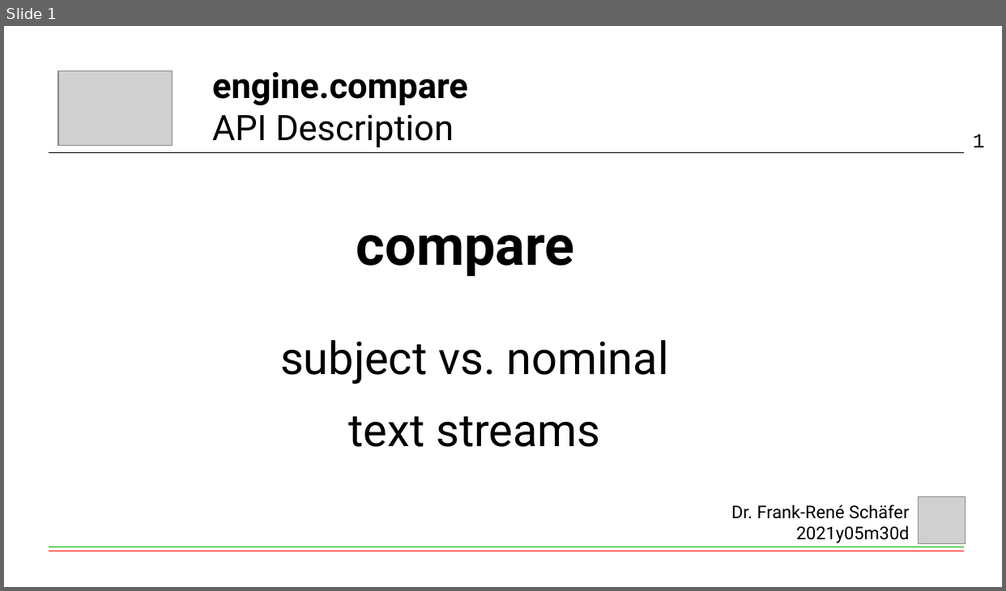
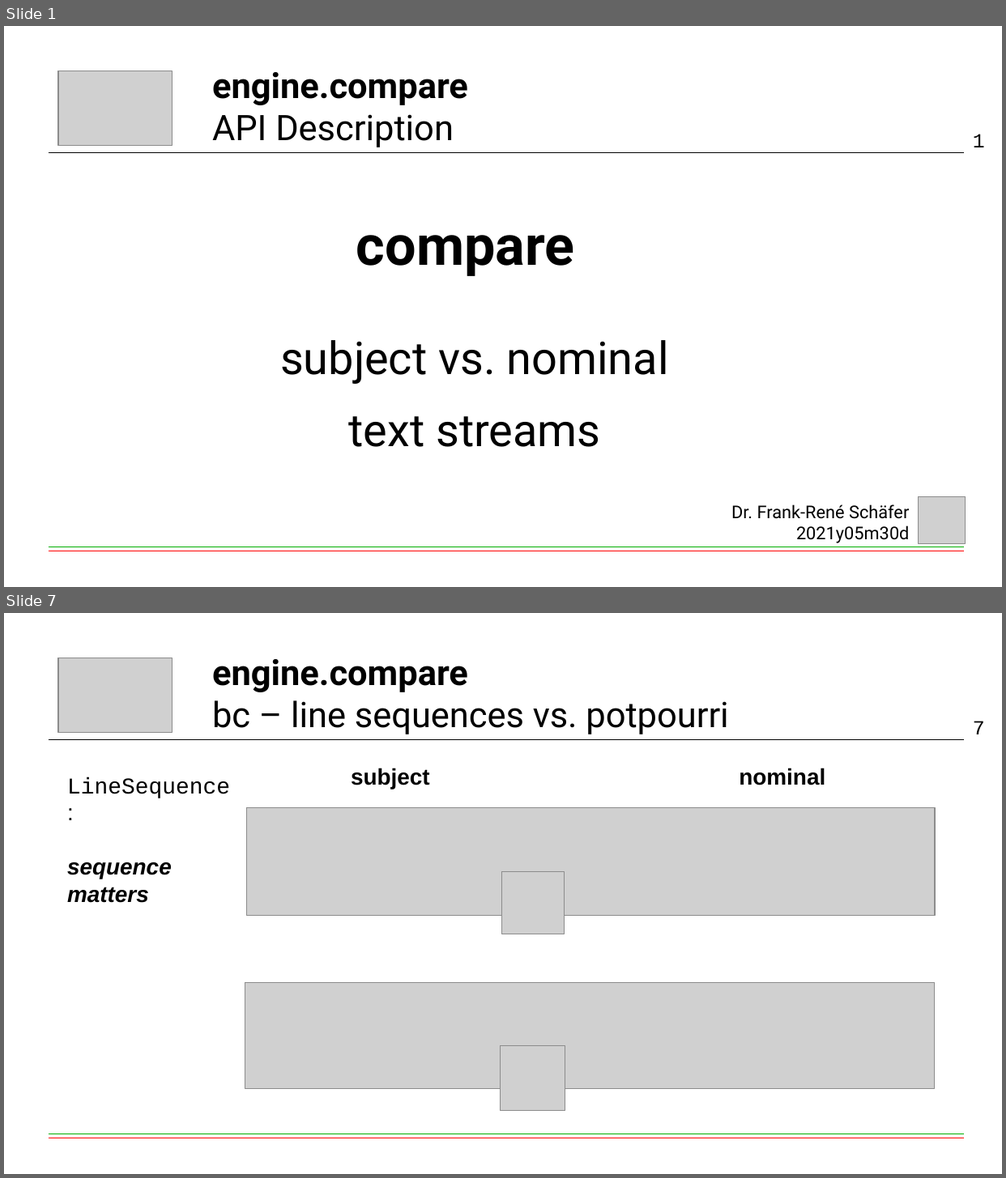
Before and after one commit to fschaef/hwut, a slide deck: engine/compare/api.odp. Shown one above the other, each under a label of ours: slide 1 before the commit, slides 1 and 7 after it; the slides between them are not shown. The pictures are 1006x591 and 1006x1178 pixels, drawn with LibreOffice and Linux fonts; fonts in the diff are those of the drawing; grey boxes stand for pictures. Boxes give left, top, right and bottom in pixels: in the first picture for what was removed or moved away, otherwise in the second. Text is boxed around its words. In the diff, an @@ line names an element or a change of style, - is before the commit and + after.

Commit message:
Sort out LineSequence and Potpourri

```diff
--- a/engine/compare/api.odp
+++ b/engine/compare/api.odp
@@ slide 7 added at [4, 613, 1002, 1174], background #FFFFFF @@
@@ picture added at [58, 658, 172, 733] @@
@@ title added at [212, 659, 728, 735], 28 pt, text #000000 @@
+engine.compare
+bc – line sequences vs. potpourri
@@ page number added at [973, 721, 985, 735], 16 pt, text #000000 @@
+7
@@ line added from (49, 740) to (964, 740), #000000 0 pt @@
@@ text added at [67, 777, 230, 903], 18 pt, text #000000, bold, italic @@
+LineSequence:
+sequence
+matters
@@ text added at [351, 768, 430, 789], 18 pt, text #000000, bold @@
+subject
@@ text added at [739, 768, 825, 786], 18 pt, text #000000, bold @@
+nominal
@@ picture added at [247, 807, 935, 915] @@
@@ picture added at [502, 872, 565, 935] @@
@@ picture added at [245, 983, 935, 1089] @@
@@ picture added at [501, 1046, 565, 1111] @@
@@ line added from (49, 1135) to (964, 1135), #00AE00 0 pt @@
@@ line added from (49, 1138) to (964, 1138), #FF0000 0 pt @@
```
Also in this commit, not shown: 3 slides changed, 4 other slides added, 11 other files.
